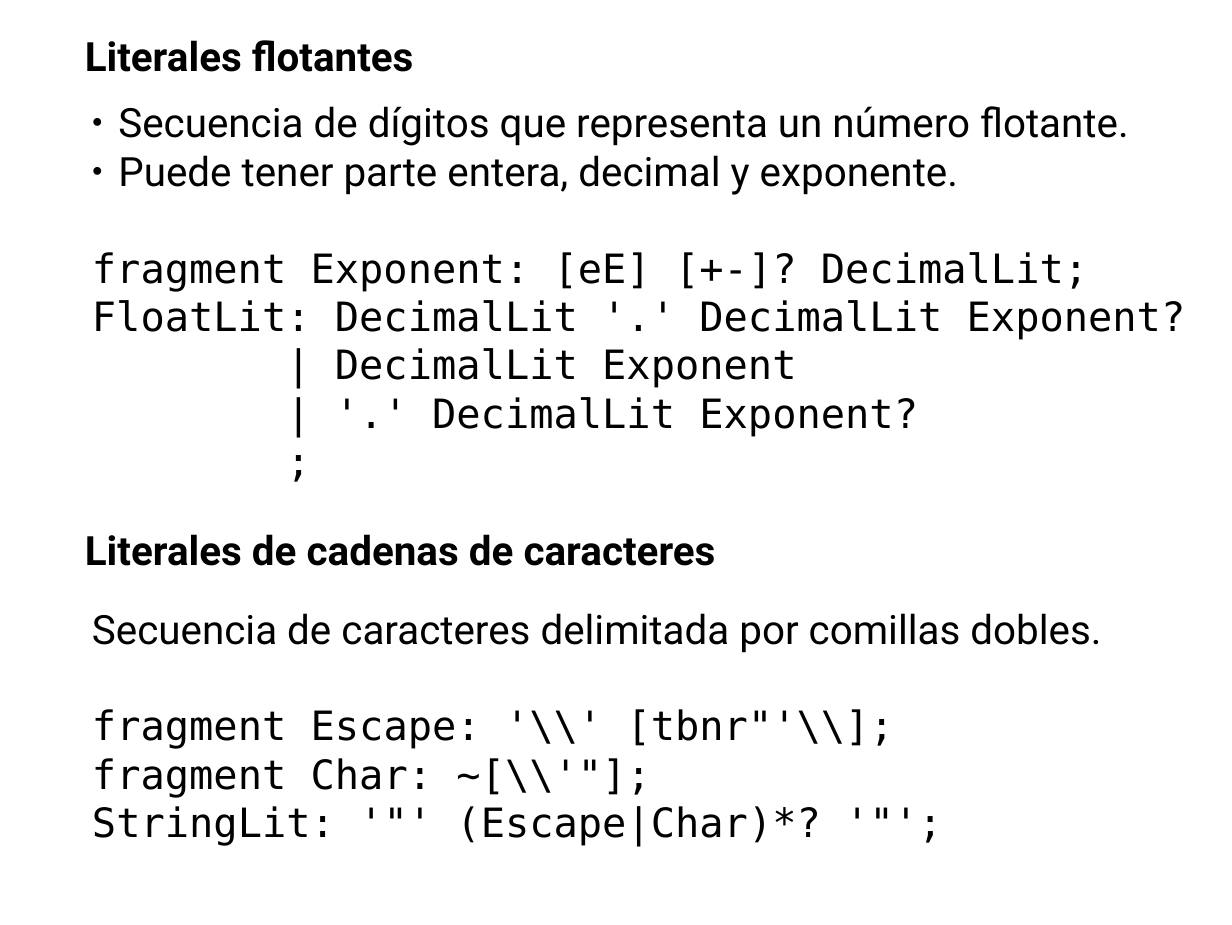
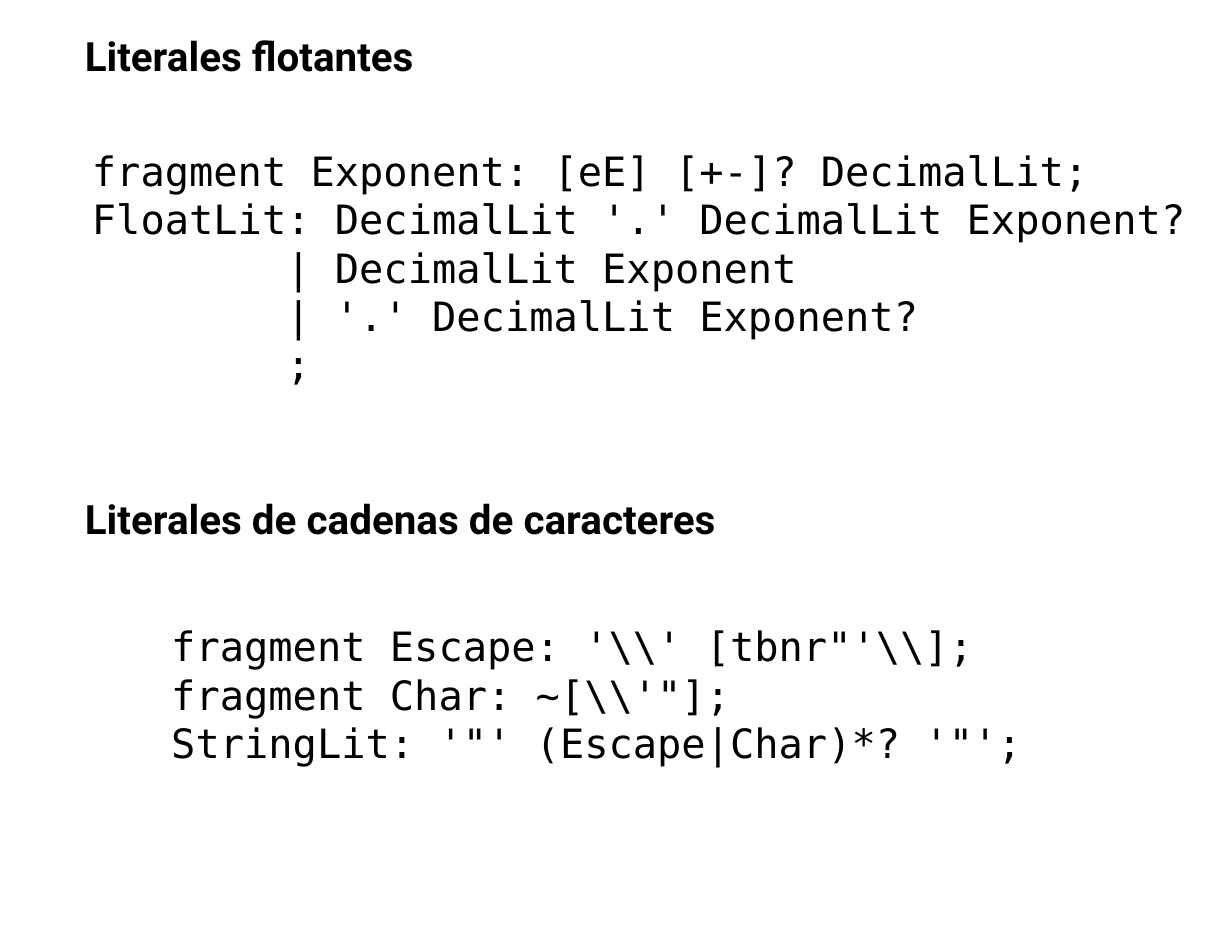
Before and after one commit to GAPM/cg, a slide deck: slide 14 of doc/CG.odp (slide 15 before the commit). Drawn at 1232x925 pixels with LibreOffice and Linux fonts; fonts in the diff are those of the drawing. Boxes give left, top, right and bottom in pixels: in the first picture for what was removed or moved away, otherwise in the second. Text is boxed around its words. In the diff, an @@ line names an element or a change of style, - is before the commit and + after.

```diff
--- a/doc/CG.odp
+++ b/doc/CG.odp
@@ text at box(118, 106, 1129, 195): paragraphs removed @@
-● Secuencia de dígitos que representa un número flotante.
-● Puede tener parte entera, decimal y exponente.
@@ text "Literales de cadenas de caracteres": place and size @@
-text "Literales de cadenas de caracteres" at box(85, 534, 716, 566)
+text "Literales de cadenas de caracteres" at box(85, 503, 716, 535)
@@ text "fragment Escape: '\\' [tbnr"'\\];": place and size @@
-text "fragment Escape: '\\' [tbnr"'\\];" at box(92, 613, 1101, 846)
+text "fragment Escape: '\\' [tbnr"'\\];" at box(171, 630, 973, 767)
@@ text at box(92, 613, 1101, 653): paragraph removed @@
-Secuencia de caracteres delimitada por comillas dobles.
```
Also in this commit, not shown: 11 other slides changed, 1 slide added, 6 slides removed.
